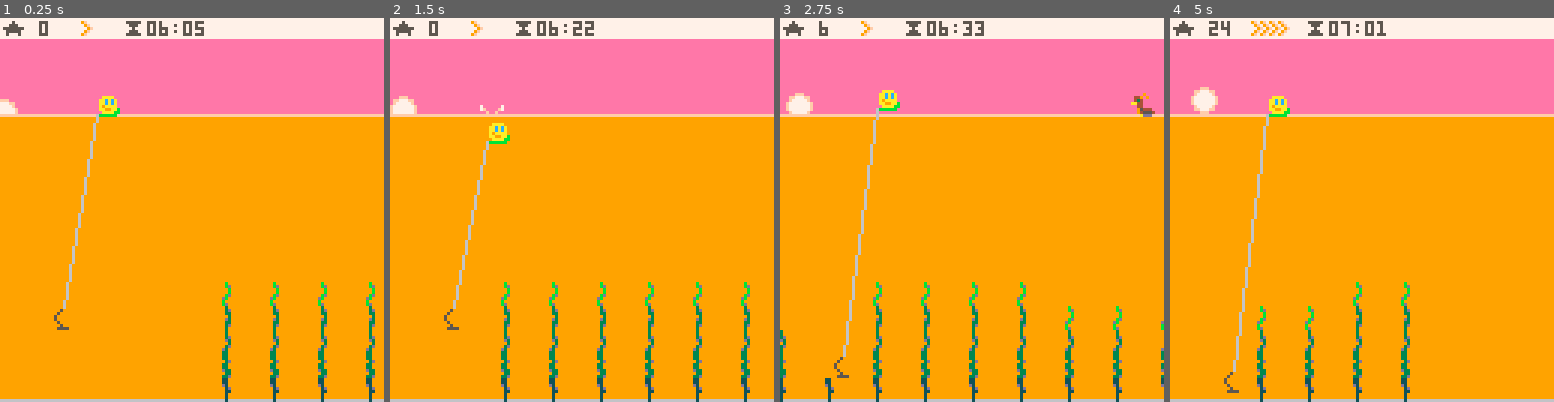
Above: before the commit, frames 1-4 (left to right).
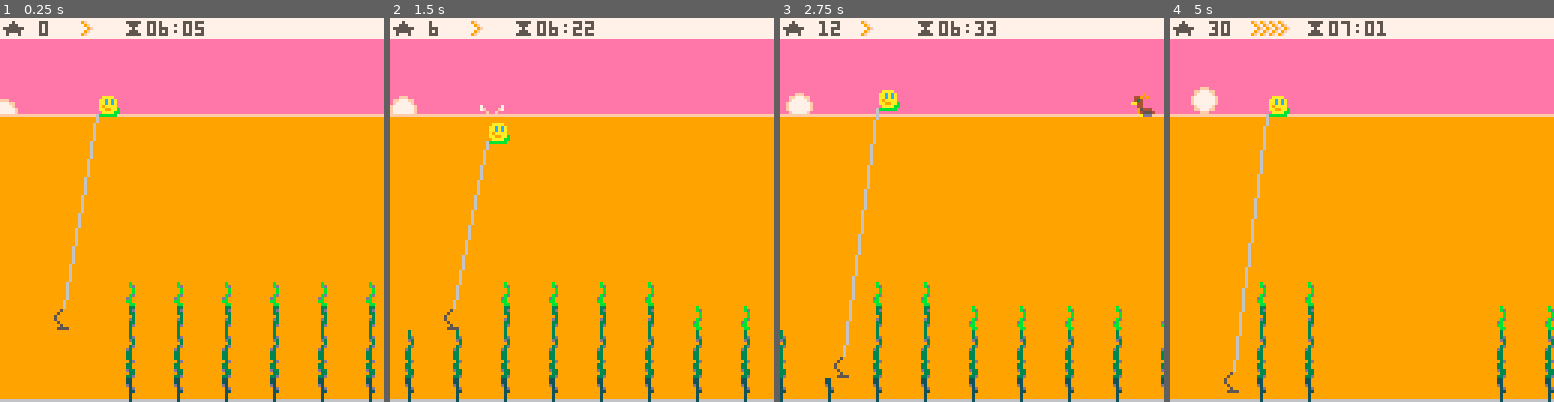
Above: after the commit, the same moments.

Repository: broquaint/pico8-carts
Game: PICO-8 cartridge eggjam18.p8
Two runs of this game, one before a commit and one after it. Both use one fixed random seed, a clock stepped at 60 frames per second and the inputs below.
Inputs:
- Up to frame 1 (0.25 s): no input
- Up to frame 2 (1.5 s): tap O (Z key) at 0.33, 0.7, 1.43 s; tap X (X key) at 1.07 s
- Up to frame 3 (2.75 s): hold Left 1.97-2.37 s; tap X (X key) at 2.07, 2.4, 2.73 s; tap O (Z key) at 2.22 s; hold Down from 2.42 s (still down)
- Up to frame 4 (5 s): release Down at 2.82 s; hold Right 2.87-3.53 s; tap X (X key) every 0.33 s from 3.07 to 4.73 s; tap O (Z key) at 3.1, 3.98, 4.87 s; hold Up 3.58-4.08 s; hold Right 4.13-4.53 s; hold Down from 4.58 s (still down)

The runs differ from the first frame. In frame 1, 1.0% of the frame differs, in the area x 32-98%, y 68-100%; in frame 2, 1.0%; in frame 3, 1.0%; in frame 4, 1.9%, in the area x 10-100%, y 0-100%.

Commit message:
Add a growth system
Which is ultimately how the player will tend to their locally sourced
produce. But the system is a bit broken and perhaps not
interesting. Maybe not even fun. But it's something!

Diff:
--- a/eggjam18.p8
+++ b/eggjam18.p8
@@ -26,10 +26,16 @@
 SEAWEED_PICKED = 'picked'
 -- Too low, regrows but not pickable
 SEAWEED_PRUNED = 'pruned'
--- The root was pulled, seaweed is gone
+-- The root was pulled, seaweed won't grow again.
 SEAWEED_ROUTED = 'routed'
-
-function _init()
+-- Pruned and regrowing.
+SEAWEED_SPROUT = 'sprout'
+
+lakebed = {}
+function init_day()
+   g_anims = {}
+   frame_count = 0
+
    cam = make_obj({
          x = 0,
          y = 0,
@@ -88,7 +94,7 @@
    end)
 
    local lvl = {
-      0,0,0,0, --0,0,0,0,0,
+      --0,0,0,0, --0,0,0,0,0,
       5,5,5,5,5,5,
       4,4,4,4,4,4,
       5,5,4,4,5,5,
@@ -100,24 +106,59 @@
       4,4,5,5,4,4,
       3,3,2,2,3,3,
       3,2,2,2,2,3,
+      0,0,0
    }
 
-   level = {}
-   for i,h in pairs(lvl) do
-      local sprites = {20}
-      for i = 2,(h-1) do
-         add(sprites, 21-i)
-      end
-      add(sprites, 16)
-      add(level, make_obj({
-                x = 16 * i,
-                height = h,
-                sprites = sprites,
-                status = SEAWEED__FRESH,
-      }))
+   if #lakebed > 0 then
+      debug('regrowing lakebed e.g ',lakebed[1])
+      for sw in all(lakebed) do
+         -- Unpicked seaweed grows
+         if sw.status == SEAWEED__FRESH then
+            sw.sprites[#sw.sprites] = rnd({17,18,19})
+            sw.height = min(7, sw.height+1)
+            add(sw.sprites, 16)
+            -- Add the tip back to picked seaweed
+         elseif sw.status == SEAWEED_PICKED then
+            sw.height = min(7, sw.height+1)
+            sw.sprites[#sw.sprites] = 16
+            sw.status = SEAWEED__FRESH
+         -- Pruned seaweed gets a new shoot
+         elseif sw.status == SEAWEED_PRUNED then
+            sw.height+=1
+            sw.sprites[sw.height] = 32
+            sw.status = SEAWEED_SPROUT
+         -- Have sprout turn back into a fresh pickable seaweed
+         elseif sw.status == SEAWEED_SPROUT then
+            sw.sprites[sw.height] = 16
+            sw.status = SEAWEED__FRESH
+         -- Won't regrow, a terminal state (for now)
+         elseif sw.status == SEAWEED_ROUTED then
+            sw.height = 1
+            sw.sprites[1] = 36
+            -- sw.status = SEAWEED_PRUNED
+         end
+      end
+   else
+      for i,h in pairs(lvl) do
+         local sprites = {20}
+         for i = 2,(h-1) do
+            add(sprites, 21-i)
+         end
+         add(sprites, 16)
+         add(lakebed, make_obj({
+                   x = 32+16 * i,
+                   height = h,
+                   sprites = sprites,
+                   status = h == 0 and 'empty' or SEAWEED__FRESH,
+         }))
+      end
    end
 
    splashes = {}
+end
+
+function _init()
+   init_day()
 end
 
 function animate_splash()
@@ -161,7 +202,7 @@
    local nx1 = net.x
    local nx2 = nx1+4
    local ny2 = net.y+7
-   for sw in all(level) do
+   for sw in all(lakebed) do
       if sw.x >= nx1 and sw.x <= nx2 then
          local swtop = 127 - (8*sw.height)
          if ny2 > swtop then
@@ -191,6 +232,10 @@
    frame_count += 1
    run_animations()
 
+   if not(sun.minute < (60*4)) then
+      init_day()
+   end
+
    -- player horizontal movement
    if btnp(b_right) then
       local ps = player.speed_x
@@ -301,7 +346,7 @@
    print(dumper('★ ', player.points, '      ⧗', time), cam.x+1, 1, slate)
 
    pal(storm, sea, 1)
-   for sw in all(level) do
+   for sw in all(lakebed) do
       if sw.x > (cam.x-8) and sw.x < (cam.x+127) then
          for i = 1,sw.height do
             spr(sw.sprites[i], sw.x, 1+127-(8*i))
Not shown, changed: 17 lines of the sprite sheet (__gfx__) section of eggjam18.p8
